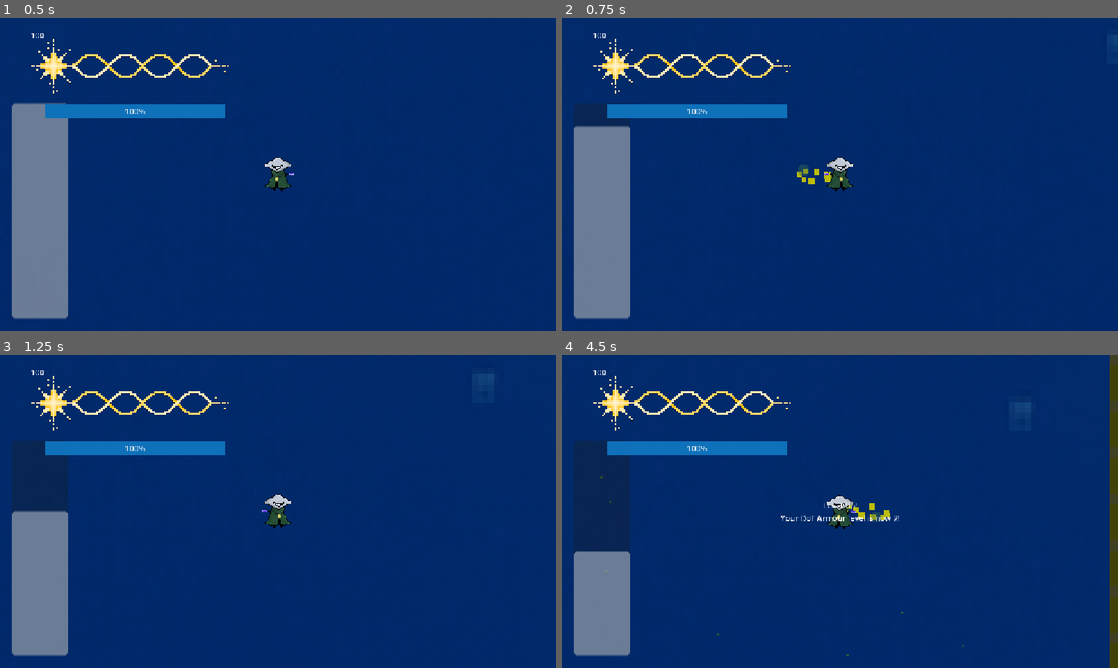
Above: before the commit, frames 1-4 (two rows, left to right).
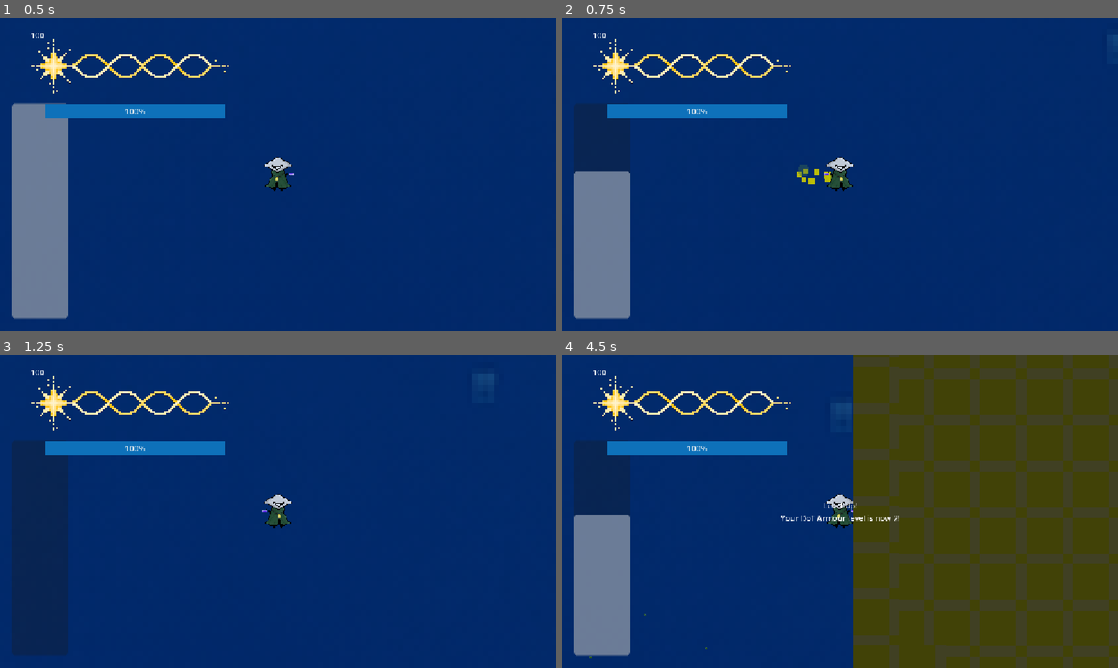
Above: after the commit, the same moments.

Repository: CommanderTuna999/Istem-project-V4
Game: Godot game, scene res://Scenes/Game.tscn
The game is run twice, just before and just after one commit, with the same random seed, the same clock (stepped at 60 frames per second) and the same inputs. The engine's default icon, where the game draws it, is replaced by a stand-in: a white triangle on a blue panel in a dark square.
Inputs (mouse positions are in pixels of both pictures, inside the frame that each line leads up to):
- Up to frame 1 (0.5 s): no input
- Up to frame 2 (0.75 s): tap Enter at 0.5 s; move the mouse to (962, 158) at 0.52 s; hold D (Right) from 0.53 s (still down); tap Q (Dash) at 0.6 s
- Up to frame 3 (1.25 s): keep holding D (Right); tap W (Up) at 0.77 s
- Up to frame 4 (4.5 s): move the mouse to (728, 527) at 1.27 s; tap Space (Harpoon) at 1.35 s; tap W (Up) at 1.52, 3.02, 3.77 s; move the mouse to (895, 442) at 2.02 s; release D (Right) at 2.03 s; hold A (Left) 2.03-2.78 s; hold Shift (Shift) 2.03-2.78 s; move the mouse to (812, 574) at 2.77 s; hold D (Right) 2.78-4.28 s; tap N (armour_level_test) at 2.85 s; move the mouse to (1006, 558) at 3.52 s; click (1006, 558) at 3.6 s; move the mouse to (673, 464) at 4.27 s; hold A (Left) from 4.28 s (still down); tap Q (Dash) at 4.35 s

Frame 1 is identical in both runs. In frame 2, 1.5% of the frame differs, in the area x 2-13%, y 34-50%; in frame 3, 4.7%; in frame 4, 48%, in the area x 2-100%, y 0-100%.

Commit message:
forgets to update changelog - uh oh. made the dash one charge recharged through parry
bss

Diff:
--- a/istem project v3 game (testing new repo)/Scripts/player.gd
+++ b/istem project v3 game (testing new repo)/Scripts/player.gd
@@ -91,10 +91,10 @@
 @export var recharge_delay: float = 1.85
 @export var sprint_threshold: float = 0.0
 #dash
-@export var dash_max: float = 75.0
+@export var dash_max: float = 25.0
 @export var dash_cost: float = 25.0
-@export var dash_recharge_per_second: float = 12.5
-@export var dash_recharge_delay: float = 1.0
+@export var dash_recharge_per_second: float = 5
+@export var dash_recharge_delay: float = 0.5
 @export var dash_speed: float = 550
 @export var dash_duration: float = 0.1
 @export var dash_bar_display_value: float = dash_max
@@ -441,6 +441,7 @@
 			if can_bounce:
 				bouncegracetimer = 0.0
 				velocity = incomingvelocity.bounce(normal) * 1.1
+				dash_value = dash_max
 
 				if highmode:
 					highmodeduration = 2.0
@@ -825,6 +826,7 @@
 	var normal = -(get_global_mouse_position() - global_position).normalized()
 	var effect_normal = (global_position - hurtbox.global_position).normalized()
 	velocity = velocity.bounce(normal)
+	dash_value = dash_max
 	bouncegracetimer = 0.0
 
 	if highmode:
--- a/istem project v3 game (testing new repo)/project.godot
+++ b/istem project v3 game (testing new repo)/project.godot
@@ -10,7 +10,7 @@
 
 [application]
 
-config/name="istem project v3"
+config/name="istem project v4"
 run/main_scene="uid://bgqp8w4nt7h7l"
 config/features=PackedStringArray("4.6", "Forward Plus")
 config/icon="res://icon.svg"
Not shown, changed: istem project v3 game (testing new repo)/Scenes/level_01.tscn
